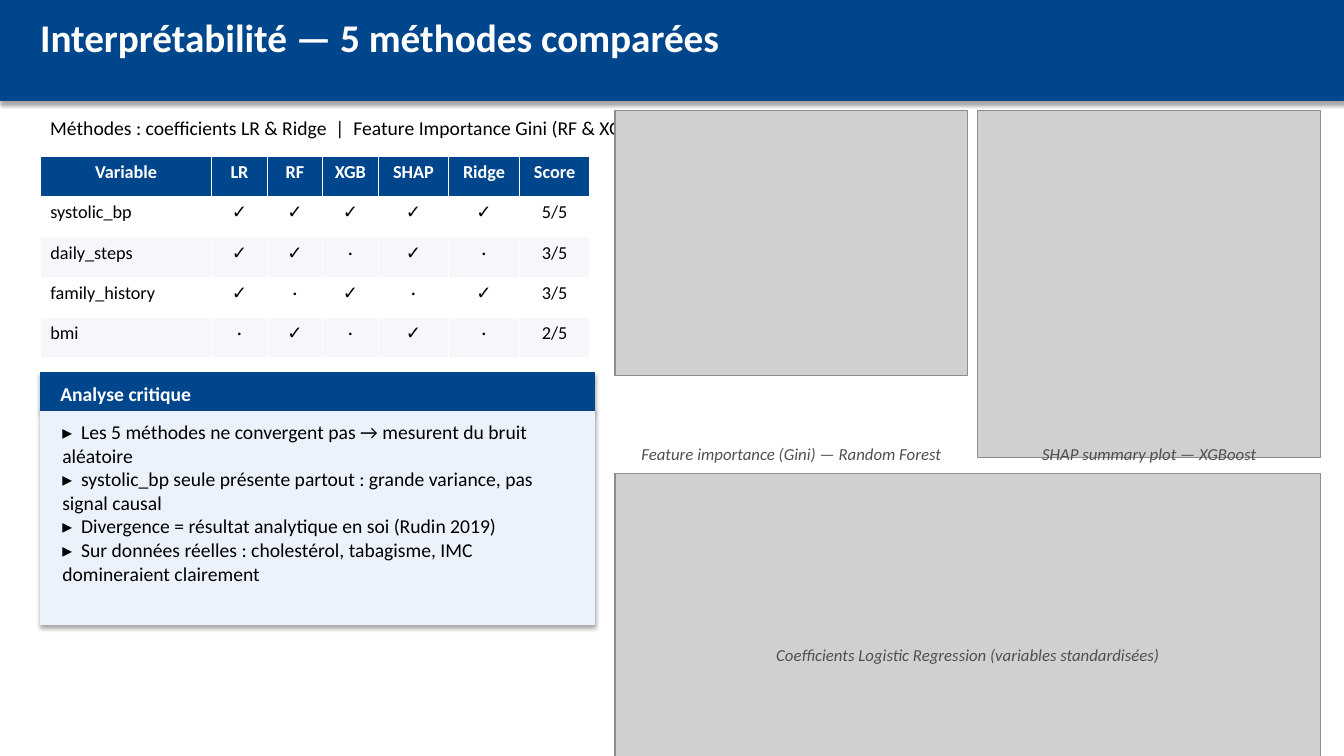
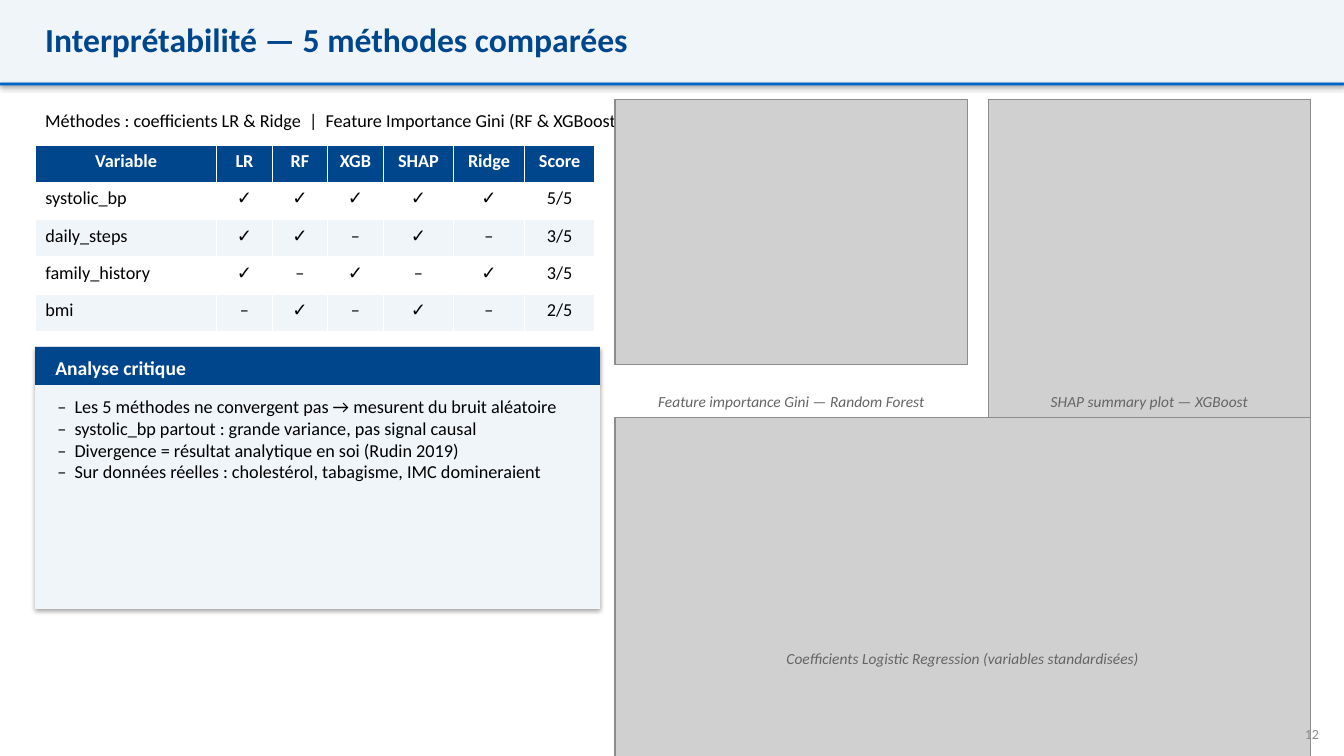
Before and after one commit to mahamatarda/Memoire-S2, a slide deck: slide 12 of presentation.pptx. Drawn at 1344x756 pixels with LibreOffice and Linux fonts; fonts in the diff are those of the drawing; grey boxes stand for pictures. Boxes give left, top, right and bottom in pixels: in the first picture for what was removed or moved away, otherwise in the second. Text is boxed around its words. In the diff, an @@ line names an element or a change of style, - is before the commit and + after.

```diff
--- a/presentation.pptx
+++ b/presentation.pptx
@@ rectangle: place and size @@
-rectangle at box(0, 0, 1344, 101)
+rectangle at box(0, 0, 1344, 83)
@@ rectangle at box(0, 0, 1344, 83): fill #00468C to #F0F5FA; outline #00468C 0.75 pt to none @@
@@ rectangle removed at box(0, 0, 1344, 756) @@
@@ text "Interprétabilité — 5 méthodes comparées" at box(45, 28, 628, 58): size 28 to 24 pt, text colour #FFFFFF to #00468C @@
@@ rectangle added at box(0, 83, 1344, 86), fill #0066CC @@
@@ text "Méthodes : coefficients LR & ..." at box(45, 113, 621, 133): size 14 to 13 pt @@
@@ picture: place and size @@
-picture at box(615, 111, 968, 375)
+picture at box(615, 100, 968, 364)
@@ picture: place and size @@
-picture at box(978, 111, 1321, 458)
+picture at box(988, 100, 1311, 425)
@@ table at box(35, 145, 595, 332) @@
-row 3, column 4: ·
+row 3, column 4: –
-row 3, column 6: ·
+row 3, column 6: –
-row 4, column 3: ·
+row 4, column 3: –
-row 4, column 5: ·
+row 4, column 5: –
-row 5: bmi | · | ✓ | · | ✓ | · | 2/5
+row 5: bmi | – | ✓ | – | ✓ | – | 2/5
@@ fill #F5F7FA to #F0F5FA in 14 cells @@
@@ table: place and size @@
-table at box(40, 156, 590, 358)
+table at box(35, 145, 595, 332)
@@ rectangle: place and size @@
-rectangle at box(40, 373, 595, 411)
+rectangle at box(35, 347, 600, 385)
@@ rectangle at box(35, 347, 600, 385): outline #00468C 0.75 pt to none @@
@@ text "Analyse critique": place and size @@
-text "Analyse critique" at box(60, 387, 191, 404)
+text "Analyse critique" at box(55, 361, 185, 378)
@@ rectangle: place and size @@
-rectangle at box(40, 411, 595, 625)
+rectangle at box(35, 385, 600, 609)
@@ rectangle at box(35, 385, 600, 609): fill #EBF2FC to #F0F5FA; outline #EBF2FC 0.75 pt to none @@
@@ text "SHAP summary plot — XGBoost" at box(1051, 396, 1247, 410): size 12 to 11 pt, text colour #505050 to #646464 @@
@@ text "SHAP summary plot — XGBoost": place and size @@
-text "SHAP summary plot — XGBoost" at box(1042, 448, 1256, 464)
+text "SHAP summary plot — XGBoost" at box(1051, 396, 1247, 410)
@@ text at box(75, 400, 556, 481): text changed; size 14 to 13 pt @@
-▸ Les 5 méthodes ne convergent pas → mesurent du bruit aléatoire
-▸ systolic_bp seule présente partout : grande variance, pas signal causal
-▸ Divergence = résultat analytique en soi (Rudin 2019)
-▸ Sur données réelles : cholestérol, tabagisme, IMC domineraient clairement
+– Les 5 méthodes ne convergent pas → mesurent du bruit aléatoire
+– systolic_bp partout : grande variance, pas signal causal
+– Divergence = résultat analytique en soi (Rudin 2019)
+– Sur données réelles : cholestérol, tabagisme, IMC domineraient
@@ picture: place and size @@
-picture at box(615, 474, 1321, 756)
+picture at box(615, 417, 1311, 756)
@@ text at box(658, 396, 924, 410): text changed; size 12 to 11 pt; text colour #505050 to #646464 @@
-Feature importance (Gini) — Random Forest
+Feature importance Gini — Random Forest
@@ text "Coefficients Logistic Regression (variables standardisées)" at box(786, 653, 1139, 667): size 12 to 11 pt, text colour #505050 to #646464 @@
@@ text added at box(1305, 727, 1319, 743), 10 pt, text #8C8C8C @@
+12
```
Also in this commit, not shown: 14 other slides changed, 1 other file.
